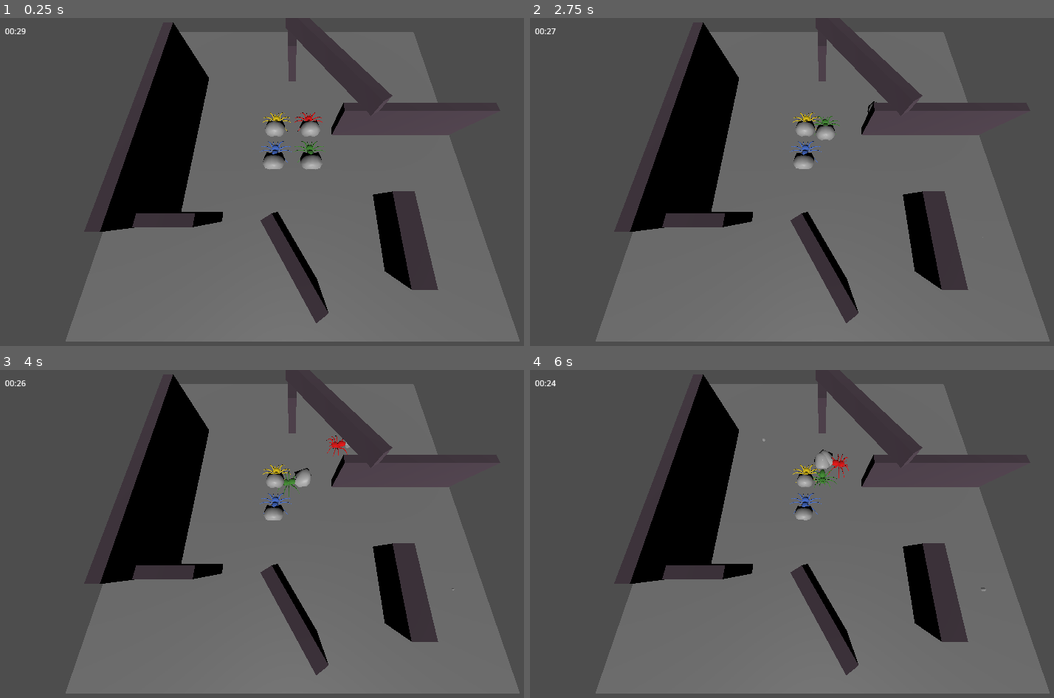
Above: before the commit, frames 1-4 (two rows, left to right).
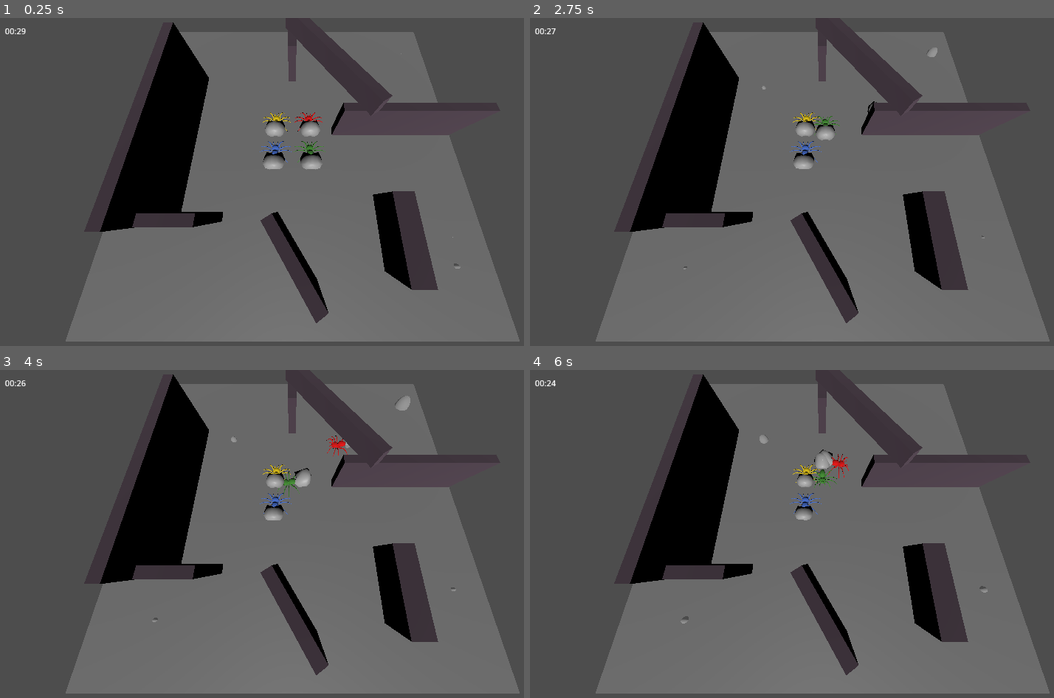
Above: after the commit, the same moments.

Repository: justfordoener/ggj_2025
Game: Godot game, scene res://scenes/level_test.tscn
The game is run twice, just before and just after one commit, with the same random seed, the same clock (stepped at 60 frames per second) and the same inputs.
Inputs:
- Up to frame 1 (0.25 s): no input
- Up to frame 2 (2.75 s): hold D (move_right) 0.53-1.28 s; hold F 0.53-1.28 s; hold S (move_down) 1.28-2.03 s; tap H at 1.35 s; hold D (move_right) from 2.03 s (still down); hold T from 2.03 s (still down)
- Up to frame 3 (4 s): release D (move_right) at 2.78 s; release T at 2.78 s; hold W (move_up) 2.78-3.53 s; tap G at 2.85 s; tap Enter at 3.5 s; hold A (move_left) from 3.53 s (still down); hold F from 3.53 s (still down)
- Up to frame 4 (6 s): release F at 4.28 s; tap H at 4.35 s; release A (move_left) at 5.03 s; hold S (move_down) 5.03-5.78 s; hold T 5.03-5.78 s; hold D (move_right) from 5.78 s (still down); tap G at 5.85 s

The runs differ from the first frame. In frame 1, less than 0.1% of the frame differs, in the area x 86-88%, y 66-77%; in frame 2, less than 0.1%; in frame 3, 0.1%, in the area x 29-88%, y 7-77%; in frame 4, less than 0.1%.

Commit message:
spawner added

Diff:
--- a/project.godot
+++ b/project.godot
@@ -17,26 +17,6 @@
 
 [input]
 
-move_right={
-"deadzone": 0.5,
-"events": [Object(InputEventKey,"resource_local_to_scene":false,"resource_name":"","device":-1,"window_id":0,"alt_pressed":false,"shift_pressed":false,"ctrl_pressed":false,"meta_pressed":false,"pressed":false,"keycode":0,"physical_keycode":68,"key_label":0,"unicode":100,"location":0,"echo":false,"script":null)
-]
-}
-move_left={
-"deadzone": 0.5,
-"events": [Object(InputEventKey,"resource_local_to_scene":false,"resource_name":"","device":-1,"window_id":0,"alt_pressed":false,"shift_pressed":false,"ctrl_pressed":false,"meta_pressed":false,"pressed":false,"keycode":0,"physical_keycode":65,"key_label":0,"unicode":97,"location":0,"echo":false,"script":null)
-]
-}
-move_up={
-"deadzone": 0.5,
-"events": [Object(InputEventKey,"resource_local_to_scene":false,"resource_name":"","device":-1,"window_id":0,"alt_pressed":false,"shift_pressed":false,"ctrl_pressed":false,"meta_pressed":false,"pressed":false,"keycode":0,"physical_keycode":87,"key_label":0,"unicode":119,"location":0,"echo":false,"script":null)
-]
-}
-move_down={
-"deadzone": 0.5,
-"events": [Object(InputEventKey,"resource_local_to_scene":false,"resource_name":"","device":-1,"window_id":0,"alt_pressed":false,"shift_pressed":false,"ctrl_pressed":false,"meta_pressed":false,"pressed":false,"keycode":0,"physical_keycode":83,"key_label":0,"unicode":115,"location":0,"echo":false,"script":null)
-]
-}
 1_move_left={
 "deadzone": 0.5,
 "events": [Object(InputEventKey,"resource_local_to_scene":false,"resource_name":"","device":-1,"window_id":0,"alt_press …(191 unchanged characters)…
@@ -117,6 +97,26 @@
 "events": [Object(InputEventKey,"resource_local_to_scene":false,"resource_name":"","device":-1,"window_id":0,"alt_press …(195 unchanged characters)…
 ]
 }
+move_right={
+"deadzone": 0.5,
+"events": [Object(InputEventKey,"resource_local_to_scene":false,"resource_name":"","device":-1,"window_id":0,"alt_pressed":false,"shift_pressed":false,"ctrl_pressed":false,"meta_pressed":false,"pressed":false,"keycode":0,"physical_keycode":68,"key_label":0,"unicode":100,"location":0,"echo":false,"script":null)
+]
+}
+move_left={
+"deadzone": 0.5,
+"events": [Object(InputEventKey,"resource_local_to_scene":false,"resource_name":"","device":-1,"window_id":0,"alt_pressed":false,"shift_pressed":false,"ctrl_pressed":false,"meta_pressed":false,"pressed":false,"keycode":0,"physical_keycode":65,"key_label":0,"unicode":97,"location":0,"echo":false,"script":null)
+]
+}
+move_up={
+"deadzone": 0.5,
+"events": [Object(InputEventKey,"resource_local_to_scene":false,"resource_name":"","device":-1,"window_id":0,"alt_pressed":false,"shift_pressed":false,"ctrl_pressed":false,"meta_pressed":false,"pressed":false,"keycode":0,"physical_keycode":87,"key_label":0,"unicode":119,"location":0,"echo":false,"script":null)
+]
+}
+move_down={
+"deadzone": 0.5,
+"events": [Object(InputEventKey,"resource_local_to_scene":false,"resource_name":"","device":-1,"window_id":0,"alt_pressed":false,"shift_pressed":false,"ctrl_pressed":false,"meta_pressed":false,"pressed":false,"keycode":0,"physical_keycode":83,"key_label":0,"unicode":115,"location":0,"echo":false,"script":null)
+]
+}
 
 [layer_names]
 
--- /dev/null
+++ b/scenes/bubble_spawn_point.gd
@@ -0,0 +1,23 @@
+extends Node3D
+
+var time_left : float = 0
+
+@onready var cooldown : float = $bubble.cooldown
+
+# Called when the node enters the scene tree for the first time.
+func _ready() -> void:
+	pass # Replace with function body.
+
+
+# Called every frame. 'delta' is the elapsed time since the previous frame.
+func _process(delta: float) -> void:
+	time_left -= delta
+
+func set_time(val : float):
+	time_left = val
+
+func get_cooldown() -> float:
+	return cooldown
+
+func is_ready() -> bool:
+	return time_left <= 0
--- /dev/null
+++ b/scenes/bubble_spawn_point.tscn
@@ -0,0 +1,16 @@
+[gd_scene load_steps=4 format=3 uid="uid://nn6kq63s4w8e"]
+
+[ext_resource type="Script" path="res://scenes/bubble_spawn_point.gd" id="1_xtfm0"]
+[ext_resource type="PackedScene" uid="uid://dgrfa40y3gln3" path="res://scenes/bubble.tscn" id="2_sxchc"]
+
+[sub_resource type="PrismMesh" id="PrismMesh_ig1hx"]
+
+[node name="bubble_spawn_point" type="Node3D"]
+script = ExtResource("1_xtfm0")
+
+[node name="MeshInstance3D" type="MeshInstance3D" parent="."]
+transform = Transform3D(0.2, 0, 0, 0, 0.2, 0, 0, 0, 0.2, 0, 0, 0)
+mesh = SubResource("PrismMesh_ig1hx")
+
+[node name="bubble" parent="." instance=ExtResource("2_sxchc")]
+cooldown = 15.0
--- /dev/null
+++ b/scenes/spawner.tscn
@@ -0,0 +1,21 @@
+[gd_scene load_steps=3 format=3 uid="uid://dn0fer5ytrkog"]
+
+[ext_resource type="Script" path="res://scripts/spawner.gd" id="1_11jpt"]
+[ext_resource type="PackedScene" uid="uid://nn6kq63s4w8e" path="res://scenes/bubble_spawn_point.tscn" id="2_s073q"]
+
+[node name="spawner" type="Node3D"]
+script = ExtResource("1_11jpt")
+
+[node name="spawn_points" type="Node3D" parent="."]
+
+[node name="bubble_spawn_point" parent="spawn_points" instance=ExtResource("2_s073q")]
+transform = Transform3D(1, 0, 0, 0, 1, 0, 0, 0, 1, 0.561324, 0, -0.249497)
+
+[node name="bubble_spawn_point2" parent="spawn_points" instance=ExtResource("2_s073q")]
+transform = Transform3D(1, 0, 0, 0, 1, 0, 0, 0, 1, -0.146655, 0, -0.0202771)
+
+[node name="bubble_spawn_point3" parent="spawn_points" instance=ExtResource("2_s073q")]
+transform = Transform3D(1, 0, 0, 0, 1, 0, 0, 0, 1, 0.223154, 0, 0.224129)
+
+[node name="Camera3D" type="Camera3D" parent="."]
+transform = Transform3D(1, 0, 0, 0, 1, 0, 0, 0, 1, 0, 0, 0.812122)
--- a/scripts/bubble.gd
+++ b/scripts/bubble.gd
@@ -4,7 +4,7 @@
 @export var start_scale: float = 0.05
 @export var max_scale: float = 0.3
 @export var growth_rate: float = 0.02
-@export var spawn_time : float = 0
+@export var cooldown : float = 0
 var air_amount: float = 0.0
 var has_spawned : bool = false
 #onready var collision_shape = $Area3D/CollisionShape3D
@@ -15,7 +15,7 @@
 
 func _ready():
 	scale = Vector3.ONE * start_scale			# small starting bubble
-	await get_tree().create_timer(spawn_time).timeout
+	await get_tree().create_timer(cooldown).timeout
 	has_spawned = true
 	# bubble style
 	var bubble = $MeshInstance3D
--- /dev/null
+++ b/scripts/spawner.gd
@@ -0,0 +1,22 @@
+extends Node3D
+
+
+@onready var bubble = preload(r"res://scenes/bubble.tscn")
+
+# Called when the node enters the scene tree for the first time.
+func _ready() -> void:
+	pass
+
+
+# Called every frame. 'delta' is the elapsed time since the previous frame.
+func _process(delta: float) -> void:
+	for point in $"spawn_points".get_children():
+		if point.is_ready():
+			print("spawned")
+			_spawn_bubble(point)
+
+func _spawn_bubble(point : Node3D):
+	var instance = bubble.instantiate()
+	instance.position = point.position
+	add_child(instance)
+	point.set_time(point.get_cooldown())
